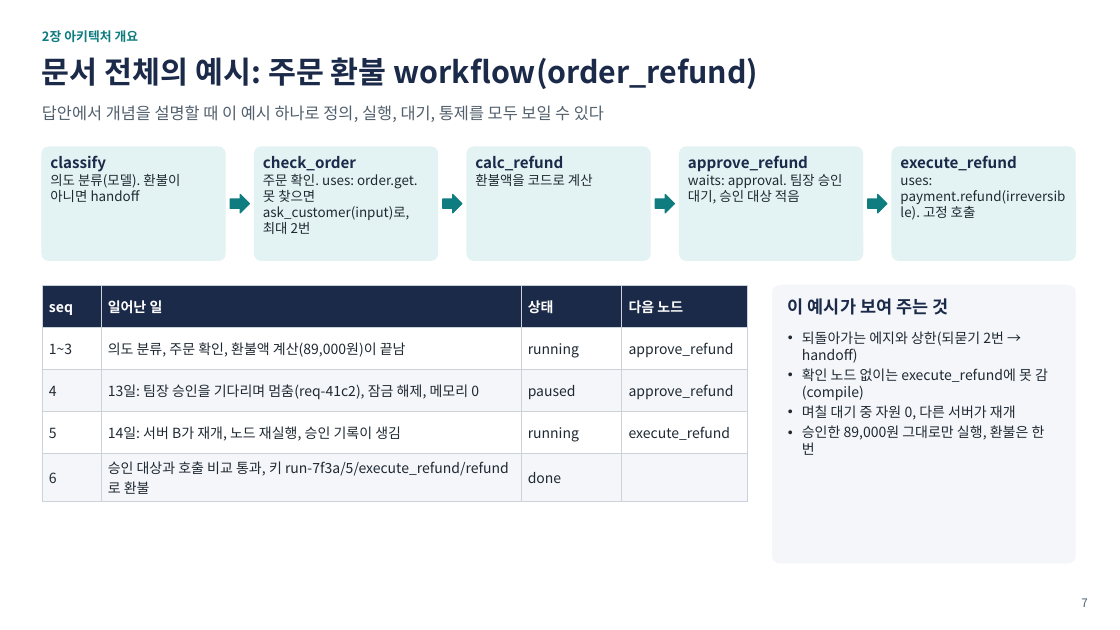
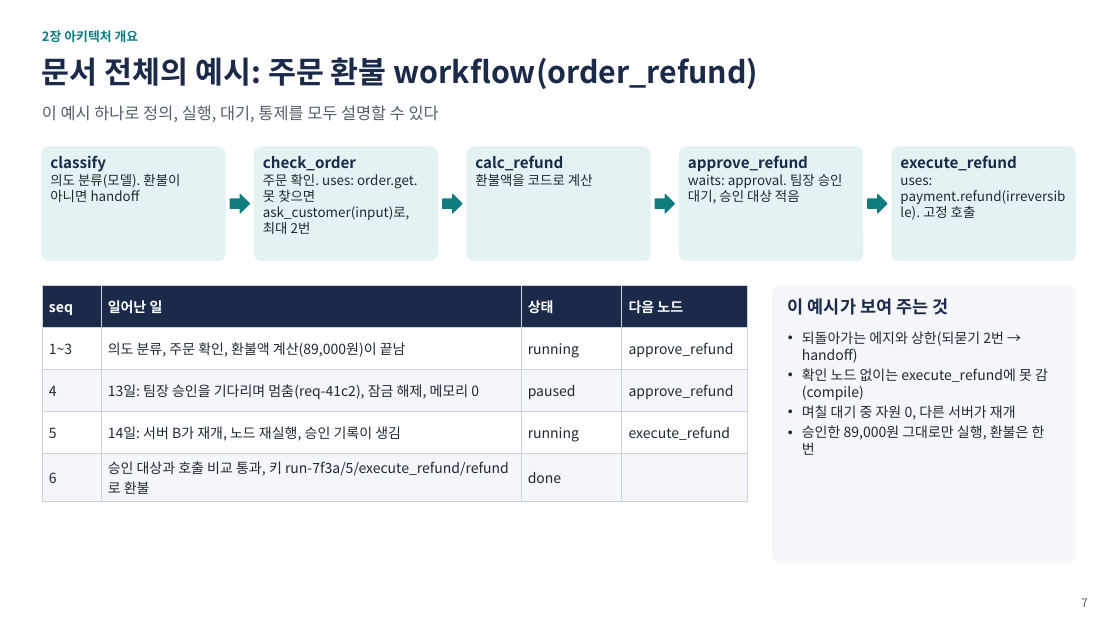
Before and after one commit to iwindfree/ai-agent-framework-architecture, a slide deck: slide 7 of AI_Agent_Workflow_Framework_Summary.pptx. Drawn at 1120x630 pixels with LibreOffice and Linux fonts; fonts in the diff are those of the drawing. Boxes give left, top, right and bottom in pixels: in the first picture for what was removed or moved away, otherwise in the second. Text is boxed around its words. In the diff, an @@ line names an element or a change of style, - is before the commit and + after.

```diff
--- a/AI_Agent_Workflow_Framework_Summary.pptx
+++ b/AI_Agent_Workflow_Framework_Summary.pptx
@@ text at <box>42,105,439,122</box>: text changed @@
-답안에서 개념을 설명할 때 이 예시 하나로 정의, 실행, 대기, 통제를 모두 보일 수 있다
+이 예시 하나로 정의, 실행, 대기, 통제를 모두 설명할 수 있다
```
Also in this commit, not shown: 2 other slides changed.
